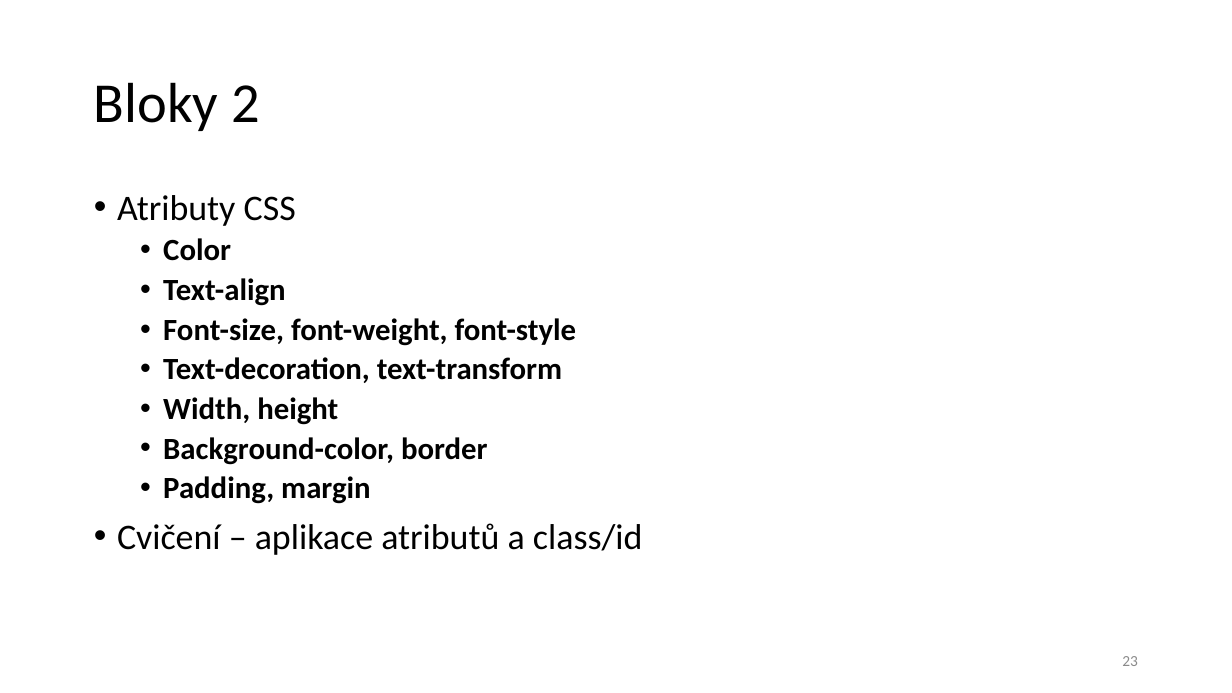
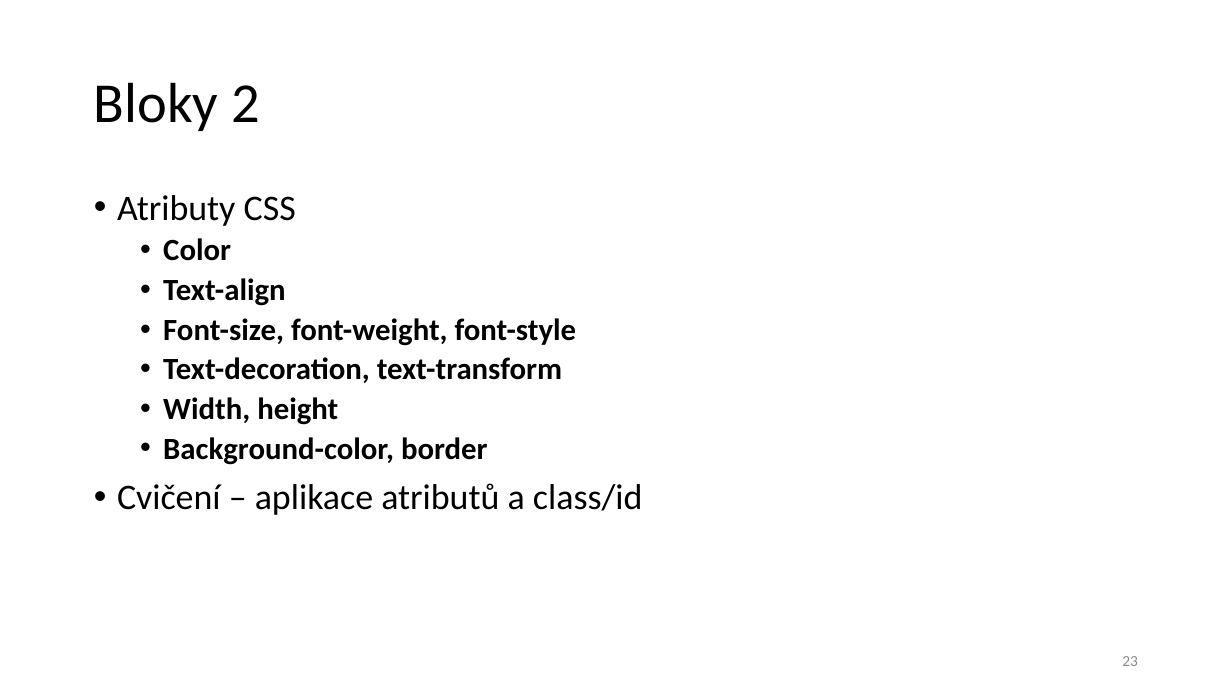
Before and after one commit to Destinion/WWW1, a slide deck: slide 23 of Tvorba webových stránek 1.pptx. Drawn at 1232x693 pixels with LibreOffice and Linux fonts; fonts in the diff are those of the drawing. Boxes give left, top, right and bottom in pixels: in the first picture for what was removed or moved away, otherwise in the second. Text is boxed around its words. In the diff, an @@ line names an element or a change of style, - is before the commit and + after.

```diff
--- a/Tvorba webových stránek 1.pptx
+++ b/Tvorba webových stránek 1.pptx
@@ text at [163, 476, 371, 504]: paragraph removed @@
-  • Padding, margin
```
Also in this commit, not shown: 2 other slides changed.
